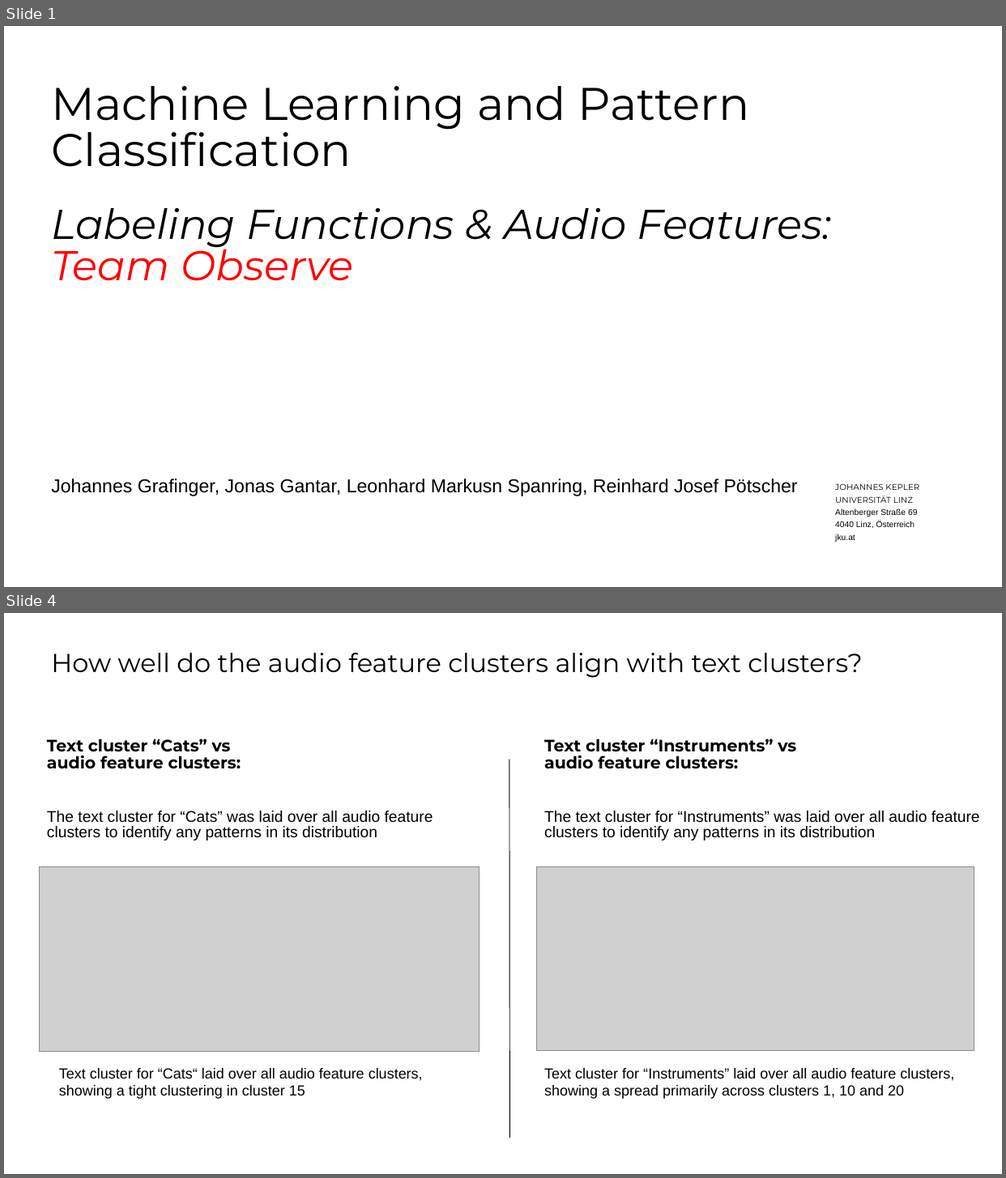
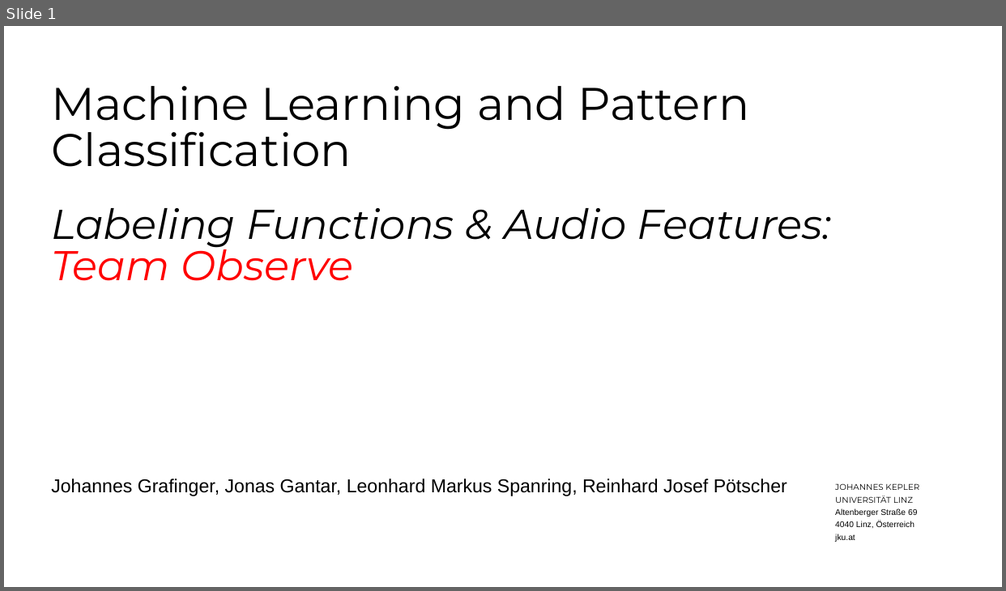
Before and after one commit to TJonasT/Project-MLCP-JKU-2025S, a slide deck: 3_classification/MLPC2025_team-observe_task-03-classification_presentation.pptx. Shown one above the other, each under a label of ours: slides 1 and 4 before the commit, slide 1 after it; the slides between them are not shown. The pictures are 1006x1178 and 1006x591 pixels, drawn with LibreOffice and Linux fonts; fonts in the diff are those of the drawing; grey boxes stand for pictures; background and template pictures are left out. Boxes give left, top, right and bottom in pixels: in the first picture for what was removed or moved away, otherwise in the second. Text is boxed around its words. In the diff, an @@ line names an element or a change of style, - is before the commit and + after.

```diff
--- a/3_classification/MLPC2025_team-observe_task-03-classification_presentation.pptx
+++ b/3_classification/MLPC2025_team-observe_task-03-classification_presentation.pptx
@@ slide 4 removed at (x1=4, y1=613, x2=1002, y2=1174), background #FFFFFF @@
@@ title removed at (x1=51, y1=653, x2=862, y2=678) @@
-How well do the audio feature clusters align with text clusters?
@@ text removed at (x1=47, y1=739, x2=241, y2=769) @@
-Text cluster “Cats” vs
-audio feature clusters:
@@ text removed at (x1=544, y1=739, x2=796, y2=769) @@
-Text cluster “Instruments” vs
-audio feature clusters:
@@ line removed from (509, 760) to (510, 1138) @@
@@ text removed at (x1=47, y1=811, x2=433, y2=841) @@
-The text cluster for “Cats” was laid over all audio feature clusters to identify any patterns in its distribution
@@ text removed at (x1=544, y1=811, x2=980, y2=841) @@
-The text cluster for “Instruments” was laid over all audio feature clusters to identify any patterns in its distribution
@@ picture removed at (x1=39, y1=867, x2=479, y2=1052) @@
@@ picture removed at (x1=537, y1=867, x2=974, y2=1051) @@
@@ text removed at (x1=59, y1=1068, x2=423, y2=1099) @@
-Text cluster for “Cats“ laid over all audio feature clusters,
-showing a tight clustering in cluster 15
@@ text removed at (x1=544, y1=1068, x2=954, y2=1099) @@
-Text cluster for “Instruments” laid over all audio feature clusters, showing a spread primarily across clusters 1, 10 and 20
@@ slide 1 changed as well @@
@@ subtitle at (x1=51, y1=479, x2=787, y2=497): text changed @@
-Johannes Grafinger, Jonas Gantar, Leonhard Markusn Spanring, Reinhard Josef Pötscher
+Johannes Grafinger, Jonas Gantar, Leonhard Markus Spanring, Reinhard Josef Pötscher
```
Also in this commit, not shown: 4 slides added, 3 other slides removed, 1 other file.
